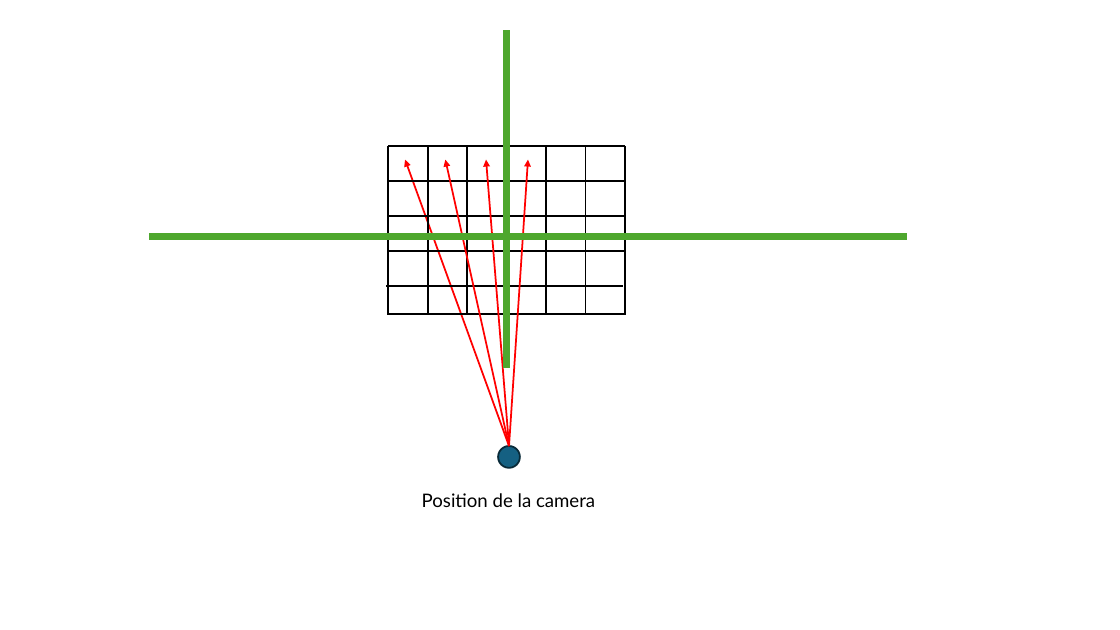
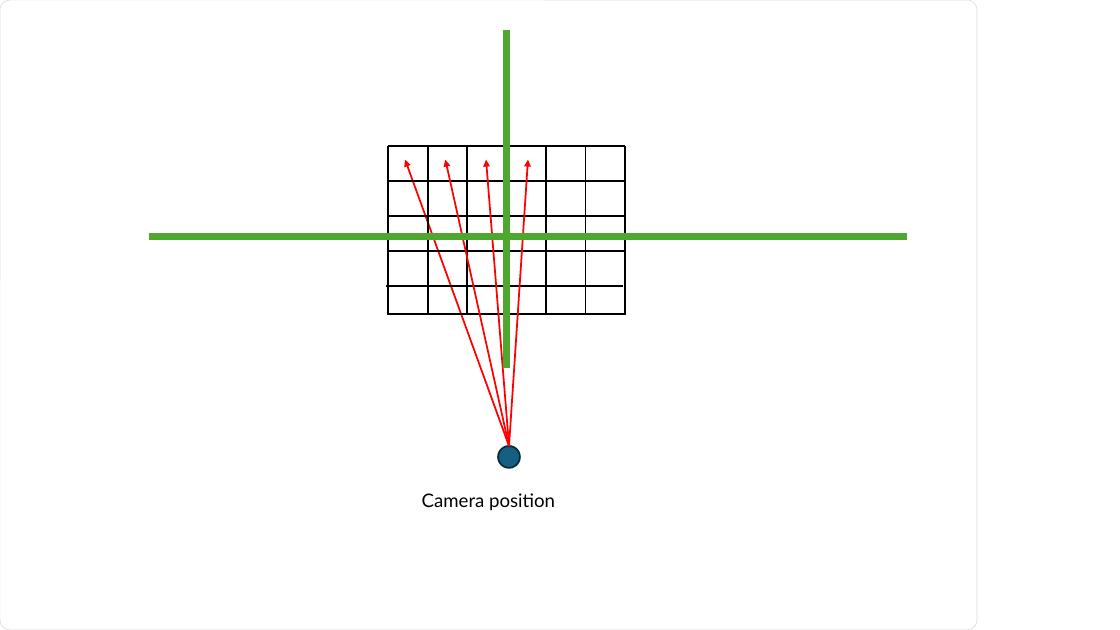
Before and after one commit to glassworks/course-raytracer-en, a slide deck: slide 5 of src/diagrams.pptx. Drawn at 1120x630 pixels with LibreOffice and Linux fonts; fonts in the diff are those of the drawing. Boxes give left, top, right and bottom in pixels: in the first picture for what was removed or moved away, otherwise in the second. Text is boxed around its words. In the diff, an @@ line names an element or a change of style, - is before the commit and + after.

```diff
--- a/src/diagrams.pptx
+++ b/src/diagrams.pptx
@@ rounded rectangle added at box(0, 0, 977, 630), fill #FFFFFF, outline #D9D9D9 0.5 pt @@
@@ text at box(422, 493, 555, 511): text changed @@
-Position de la camera
+Camera position
```
Also in this commit, not shown: 14 other slides changed, 1 slide added, 1 slide removed, 27 other files.
